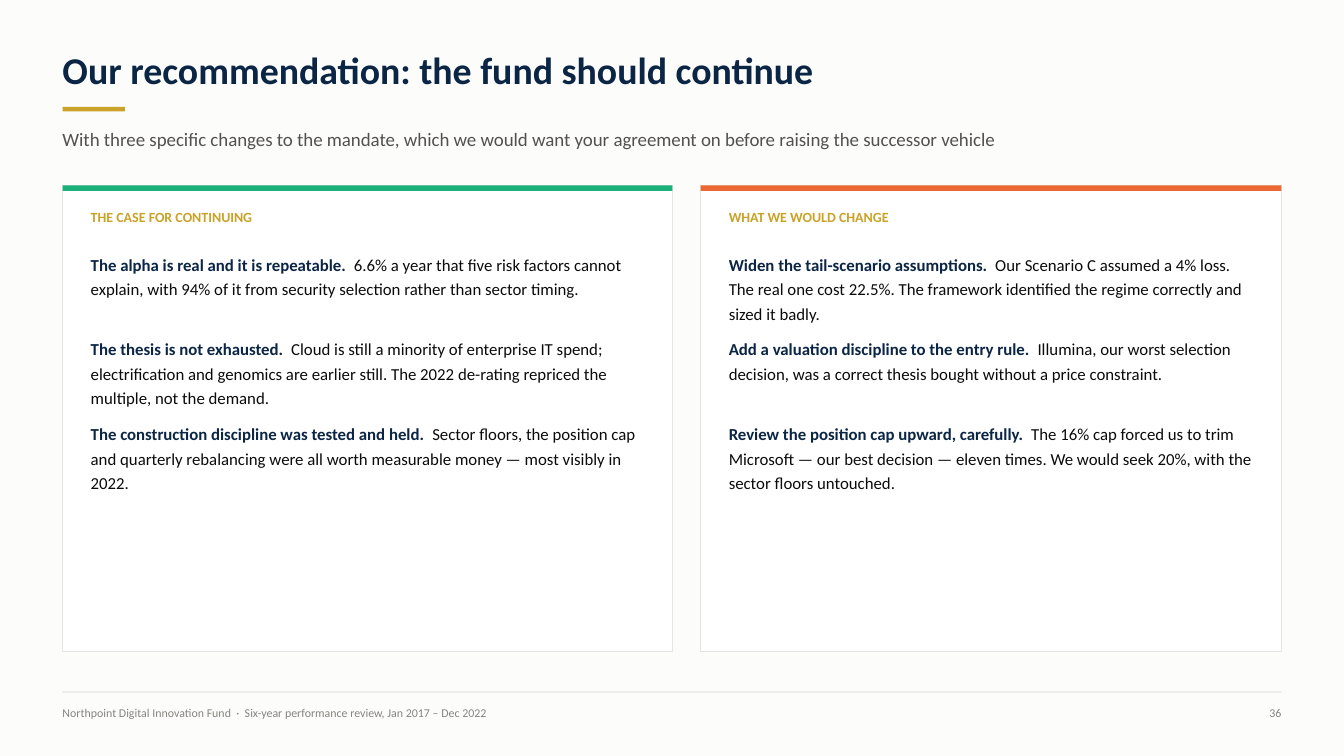
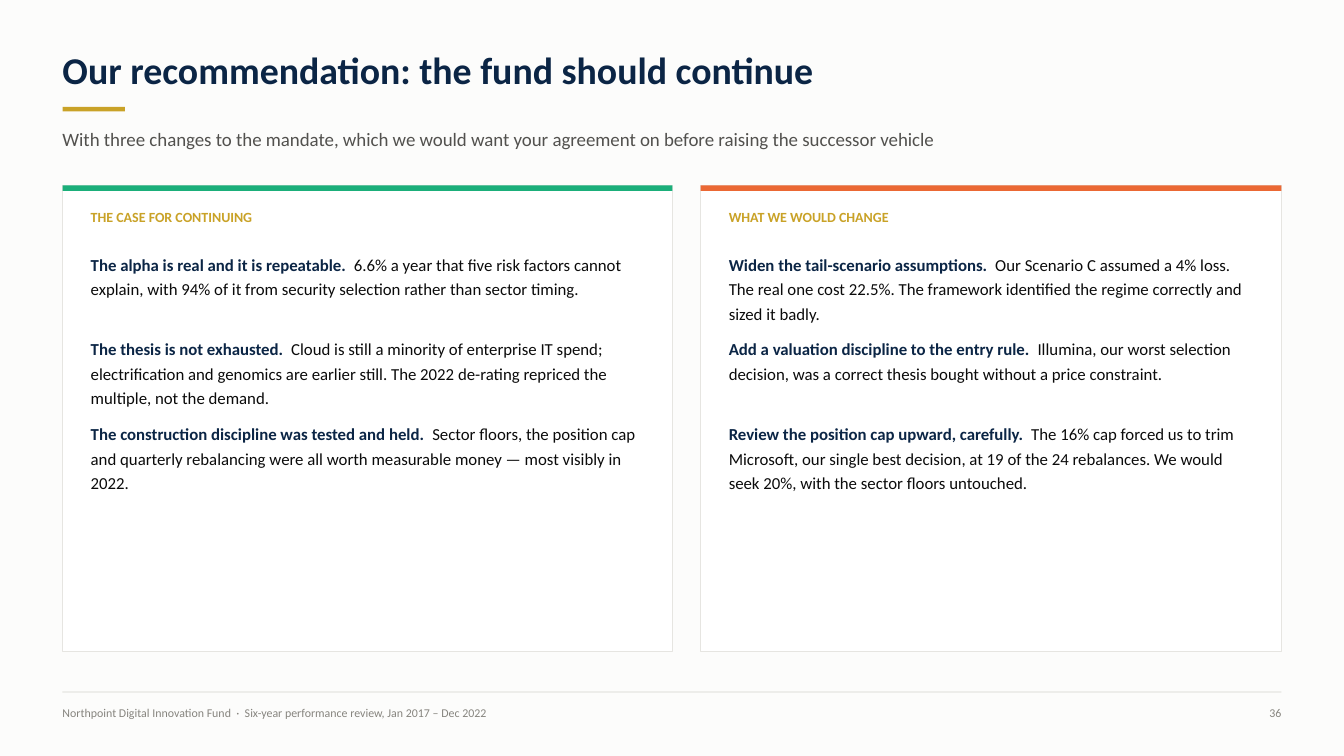
Before and after one commit to sleepdiff-web/CLAUDE, a slide deck: slide 36 of finc13303-portfolio-performance/deliverables/FINC13303_Ass2_PortfolioPerformance_14053836_OConnor.pptx. Drawn at 1344x756 pixels with LibreOffice and Linux fonts; fonts in the diff are those of the drawing. Boxes give left, top, right and bottom in pixels: in the first picture for what was removed or moved away, otherwise in the second. Text is boxed around its words. In the diff, an @@ line names an element or a change of style, - is before the commit and + after.

```diff
--- a/finc13303-portfolio-performance/deliverables/FINC13303_Ass2_PortfolioPerformance_14053836_OConnor.pptx
+++ b/finc13303-portfolio-performance/deliverables/FINC13303_Ass2_PortfolioPerformance_14053836_OConnor.pptx
@@ text at [62,133,934,149]: text changed @@
-With three specific changes to the mandate, which we would want your agreement on before raising the successor vehicle
+With three changes to the mandate, which we would want your agreement on before raising the successor vehicle
@@ text at [729,428,1234,491]: text changed @@
-Review the position cap upward, carefully. The 16% cap forced us to trim Microsoft — our best decision — eleven times. We would seek 20%, with the sector floors untouched.
+Review the position cap upward, carefully. The 16% cap forced us to trim Microsoft, our single best decision, at 19 of the 24 rebalances. We would seek 20%, with the sector floors untouched.
```
Also in this commit, not shown: 23 other slides changed, 15 other files.
